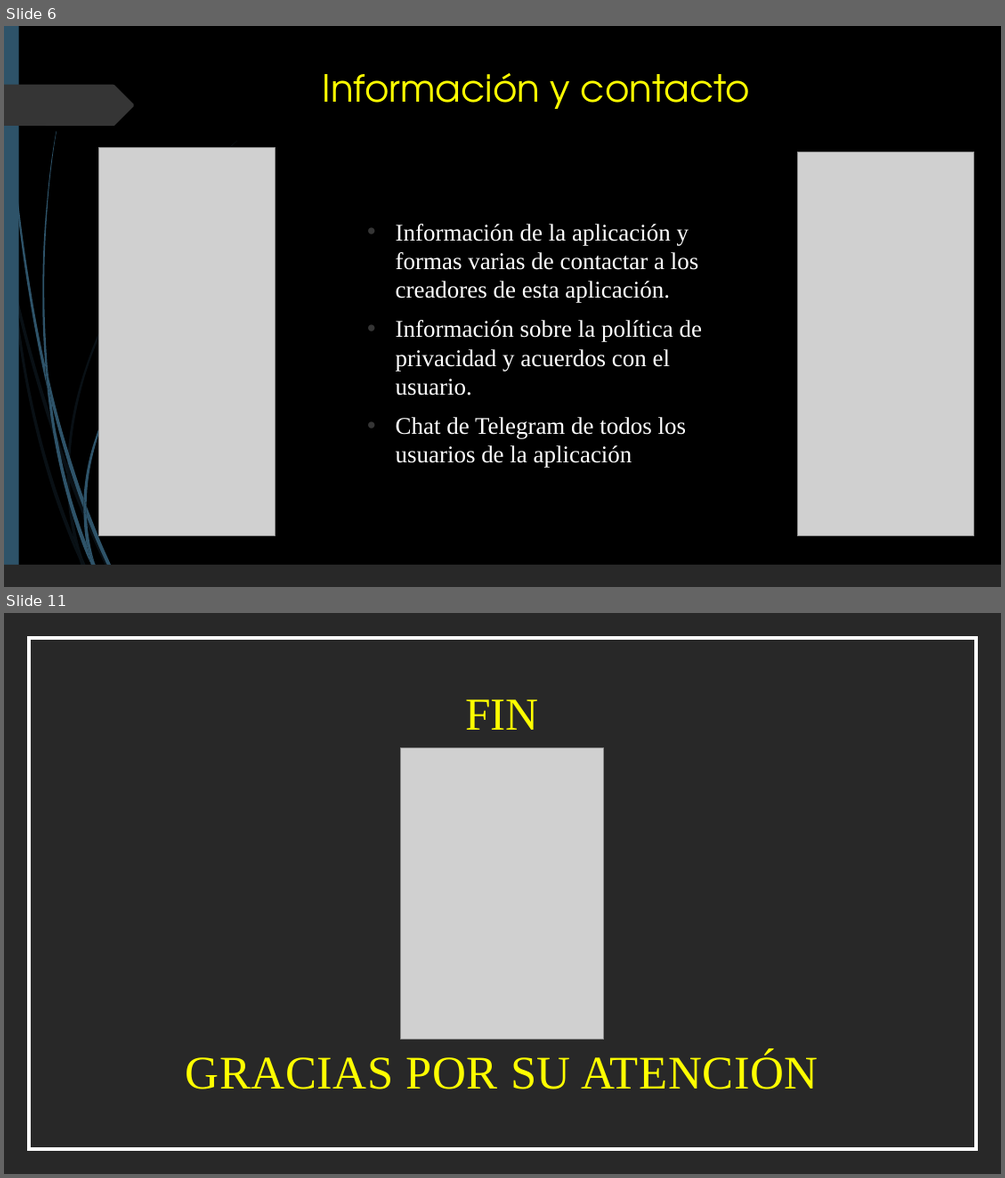
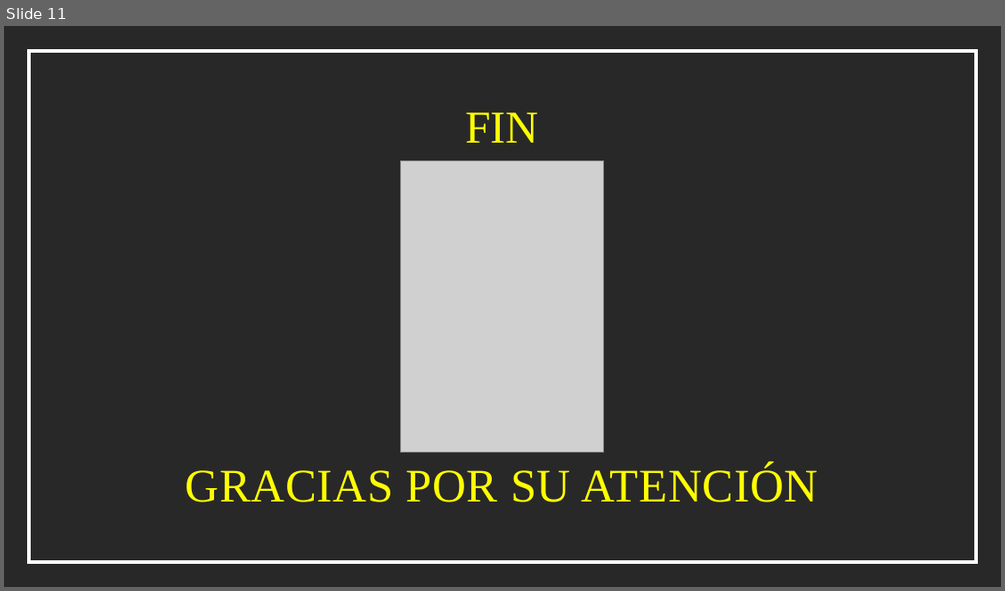
Before and after one commit to JavierRamiro8/Temple-Body, a slide deck: Documentacion/TEMPLE BODY.pptx. Shown one above the other, each under a label of ours: slides 6 and 11 before the commit, slide 11 after it; the slides between them are not shown. The pictures are 1005x1178 and 1005x591 pixels, drawn with LibreOffice and Linux fonts; fonts in the diff are those of the drawing; grey boxes stand for pictures. Boxes give left, top, right and bottom in pixels: in the first picture for what was removed or moved away, otherwise in the second. Text is boxed around its words. In the diff, an @@ line names an element or a change of style, - is before the commit and + after.

```diff
--- a/Documentacion/TEMPLE BODY.pptx
+++ b/Documentacion/TEMPLE BODY.pptx
@@ slide 6 removed at (4,26,1001,587), background #000000 @@
@@ rectangle removed at (4,26,19,587) @@
@@ title removed at (323,73,750,109) @@
-Información y contacto
@@ freeform shape removed at (4,85,134,126) @@
@@ picture removed at (99,147,275,535) @@
@@ picture removed at (797,151,974,536) @@
@@ text removed at (396,224,702,467) @@
-• Información de la aplicación y formas varias de contactar a los creadores de esta aplicación.
-• Información sobre la política de privacidad y acuerdos con el usuario.
-• Chat de Telegram de todos los usuarios de la aplicación
@@ group removed at (4,141,237,587): 10 freeform shapes @@
@@ group removed at (7,26,198,587): 12 freeform shapes @@
@@ rectangle removed at (4,564,1001,587) @@
```
Also in this commit, not shown: 5 slides changed, 5 slides added, 4 other slides removed, 1 other file.
